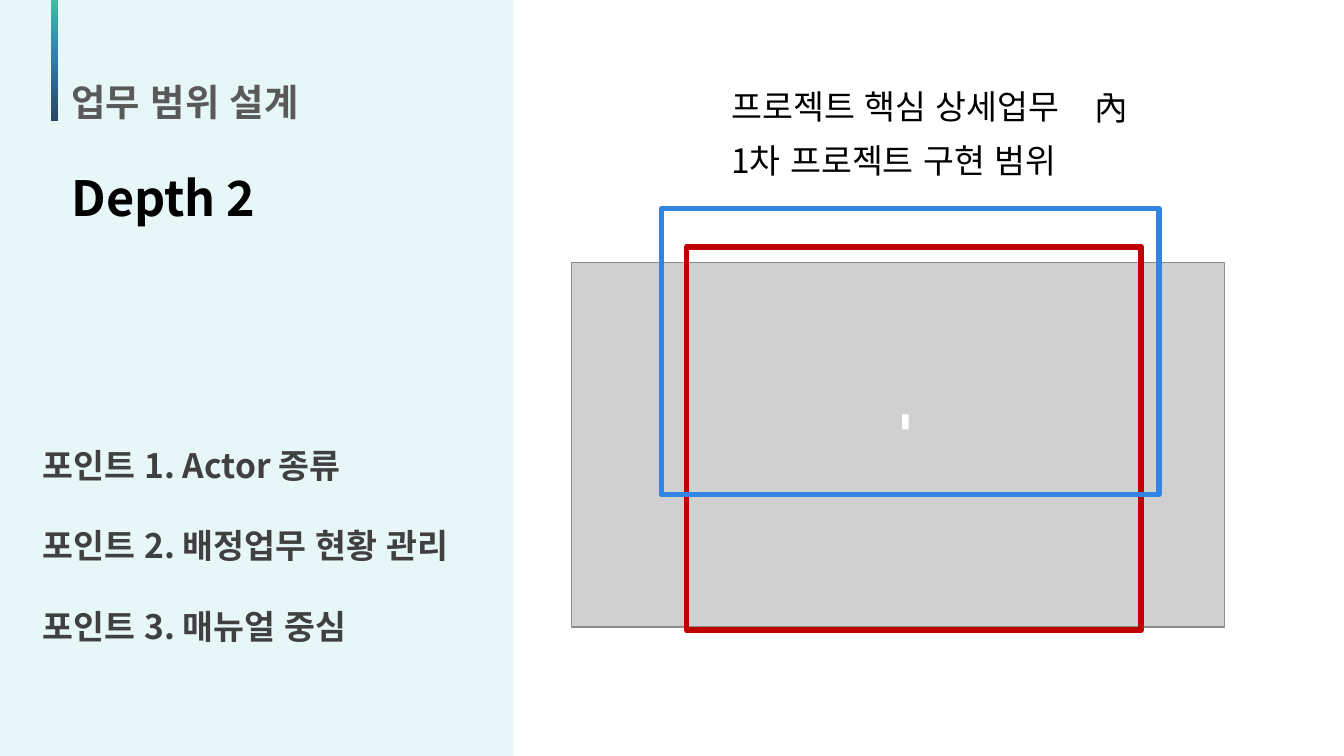
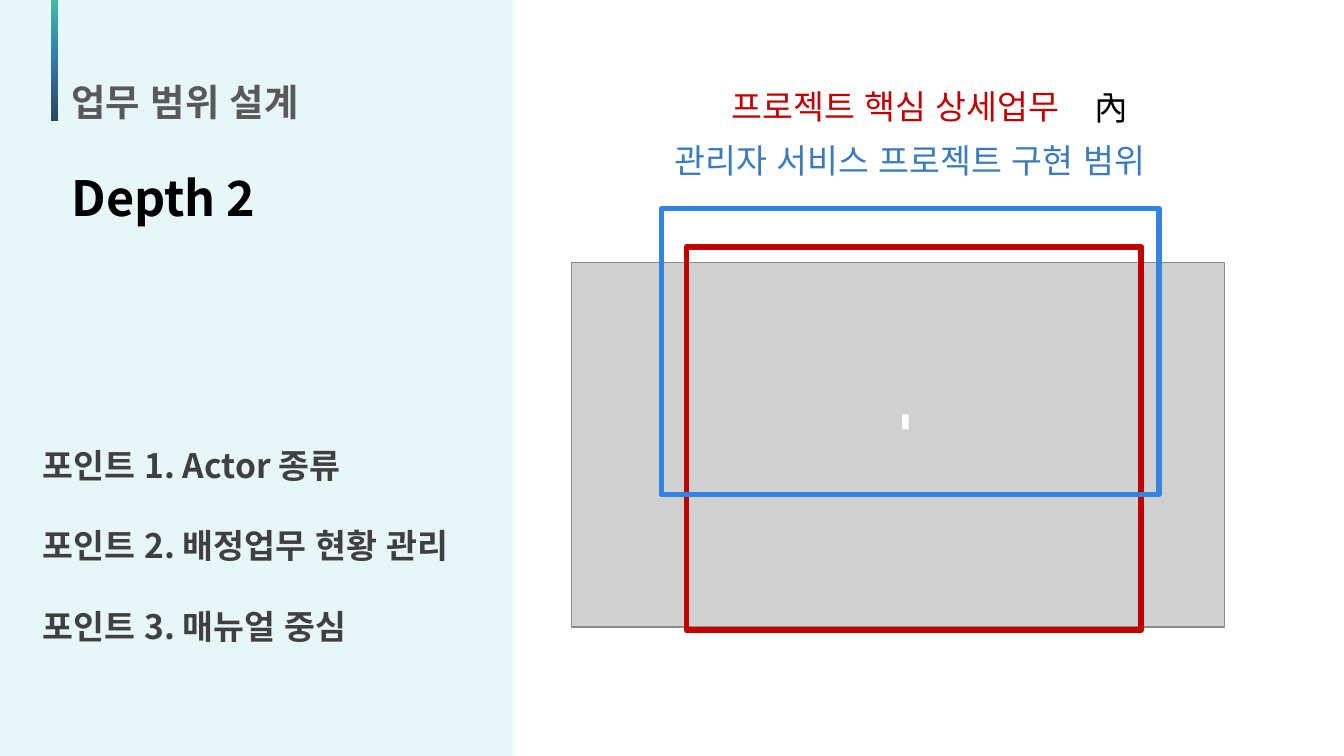
Before and after one commit to Matrix-ERPSolution/Matrix-Webapp, a slide deck: slide 15 of Matrix_presentation.pptx. Drawn at 1344x756 pixels with LibreOffice and Linux fonts; fonts in the diff are those of the drawing; grey boxes stand for pictures. Boxes give left, top, right and bottom in pixels: in the first picture for what was removed or moved away, otherwise in the second. Text is boxed around its words. In the diff, an @@ line names an element or a change of style, - is before the commit and + after.

```diff
--- a/Matrix_presentation.pptx
+++ b/Matrix_presentation.pptx
@@ text "프로젝트 핵심 상세업무" at [731,91,1060,122]: text colour #000000 to #C00000 @@
@@ text at [675,145,1145,176]: text changed; text colour #000000 to #3A7BBF @@
-1차 프로젝트 구현 범위
+관리자 서비스 프로젝트 구현 범위
```
Also in this commit, not shown: 17 other slides changed, 1 other file.
